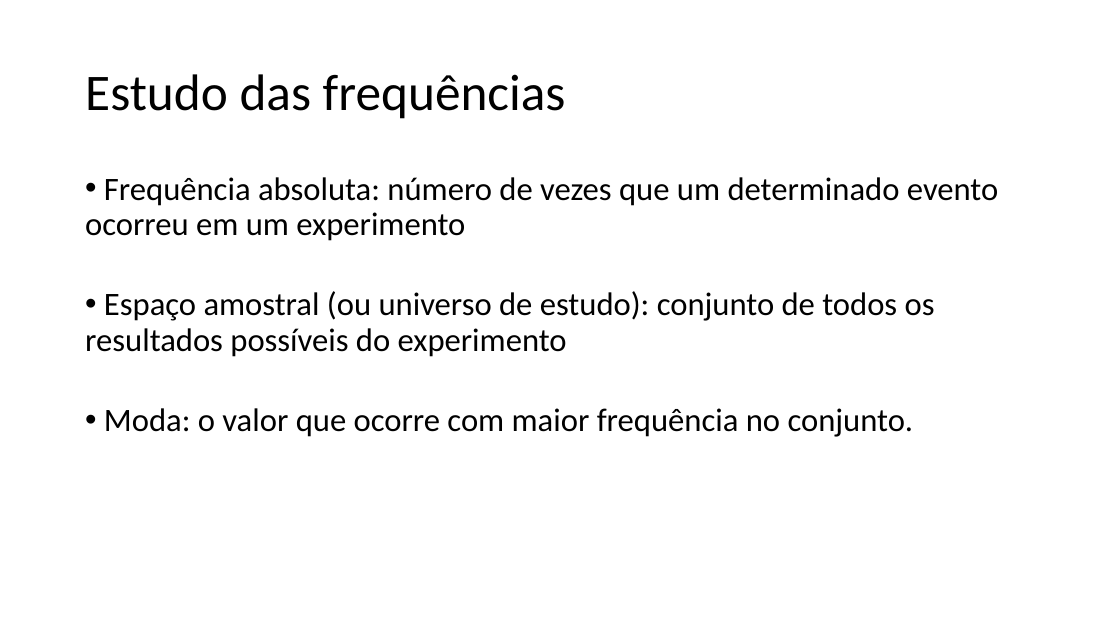
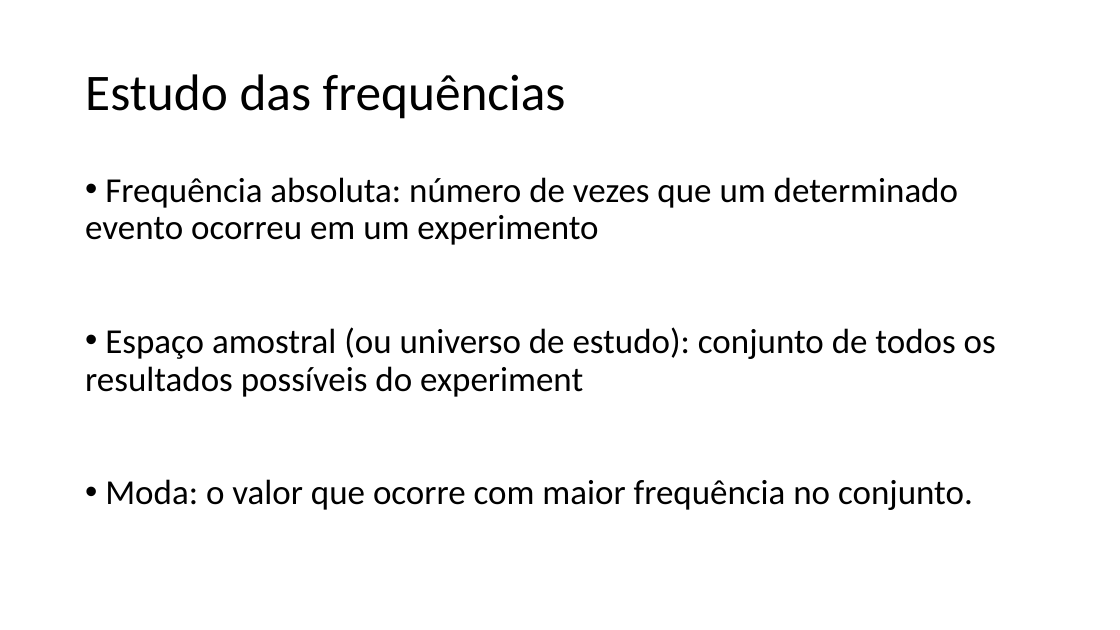
Before and after one commit to lidimayra/basic-stats, a slide deck: slide 4 of presentation.pptx. Drawn at 1120x630 pixels with LibreOffice and Linux fonts; fonts in the diff are those of the drawing. Boxes give left, top, right and bottom in pixels: in the first picture for what was removed or moved away, otherwise in the second. Text is boxed around its words. In the diff, an @@ line names an element or a change of style, - is before the commit and + after.

```diff
--- a/presentation.pptx
+++ b/presentation.pptx
@@ text at (85, 177, 973, 510): size 28 to 30 pt in "Frequência absoluta: número de vezes que um ...", "Moda: o valor que ocorre com maior ..." @@
@@ text at (85, 327, 996, 397): text changed; size 28 to 30 pt @@
-• Espaço amostral (ou universo de estudo): conjunto de todos os resultados possíveis do experimento
+• Espaço amostral (ou universo de estudo): conjunto de todos os resultados possíveis do experiment
```
Also in this commit, not shown: 5 other slides changed, 1 slide added.
